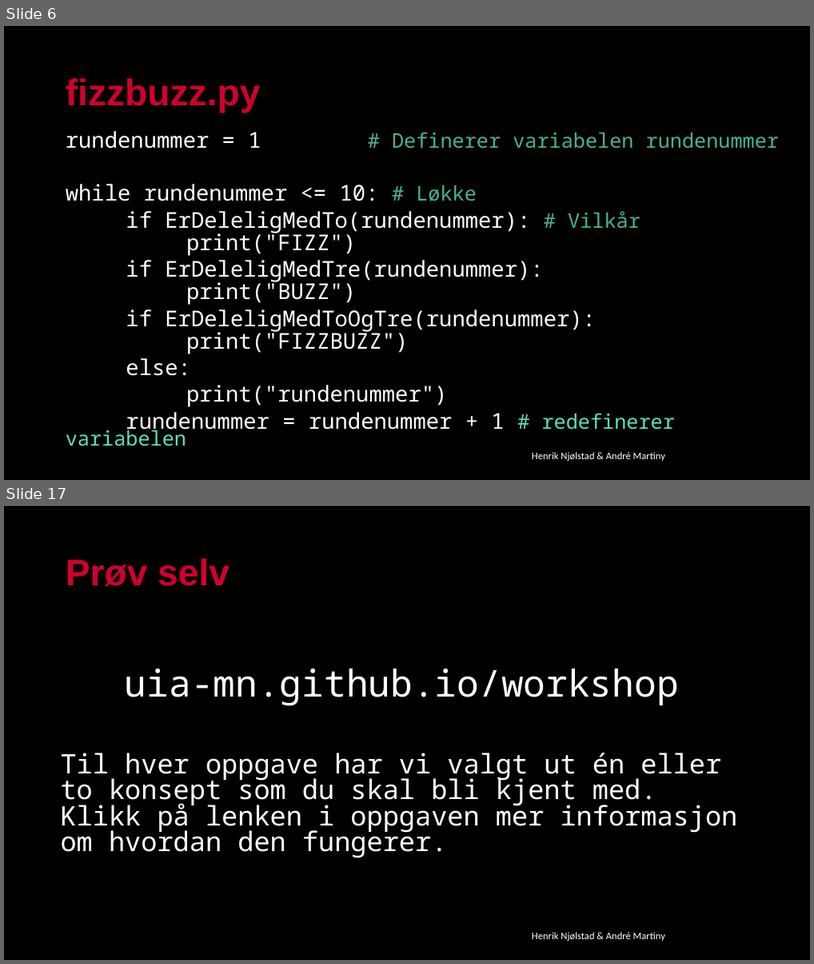
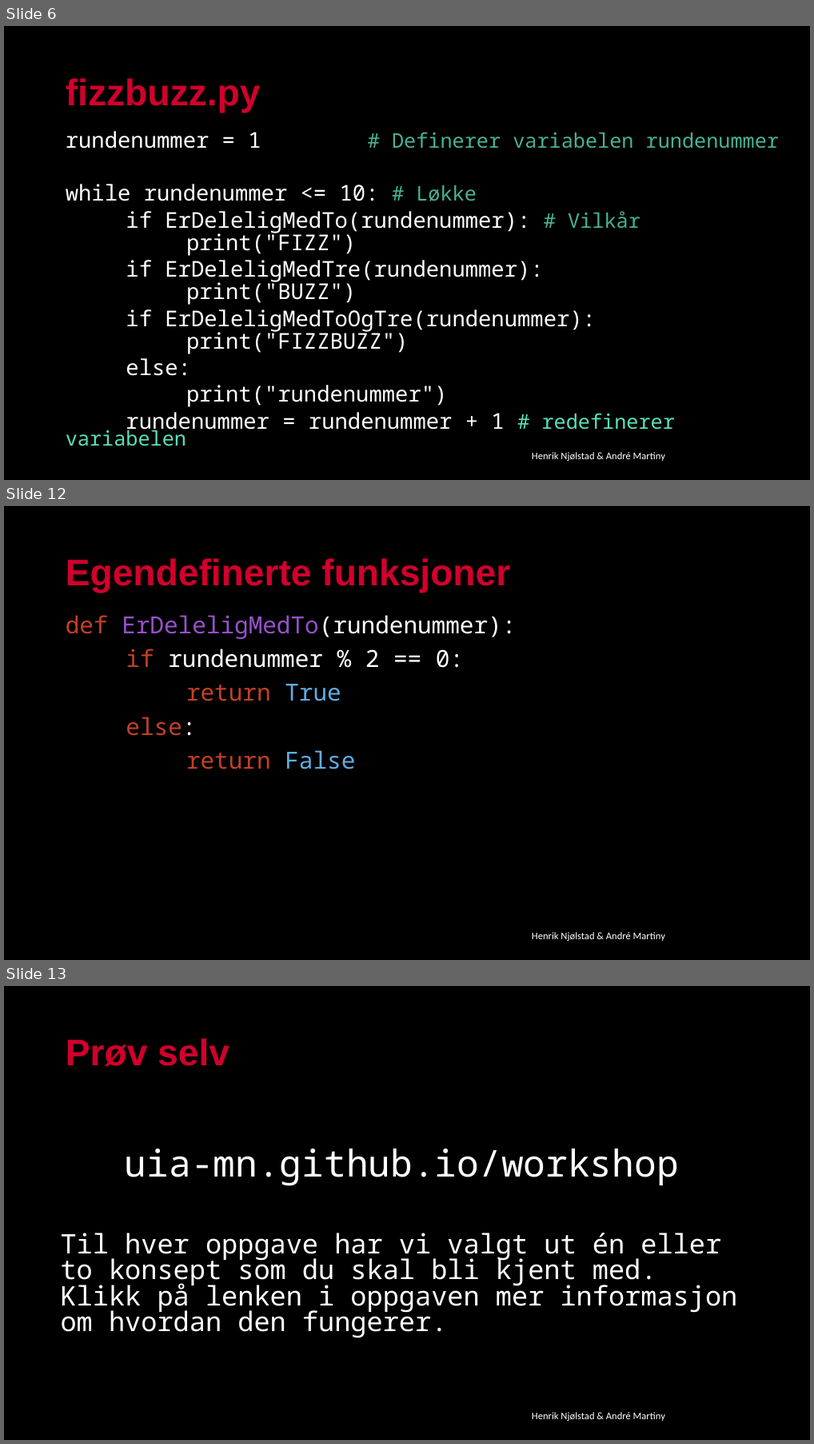
Before and after one commit to kodelaben/kodelaben.github.io, a slide deck: _drafts/Oppgaver/Workshop/Workshop_2PP.pptx. Shown one above the other, each under a label of ours: slides 6 and 17 before the commit, slides 6, 12 and 13 after it; the slides between them are not shown. The pictures are 814x964 and 814x1444 pixels, drawn with LibreOffice and Linux fonts; fonts in the diff are those of the drawing; background and template pictures are left out. Boxes give left, top, right and bottom in pixels: in the first picture for what was removed or moved away, otherwise in the second. Text is boxed around its words. In the diff, an @@ line names an element or a change of style, - is before the commit and + after.

```diff
--- a/_drafts/Oppgaver/Workshop/Workshop_2PP.pptx
+++ b/_drafts/Oppgaver/Workshop/Workshop_2PP.pptx
@@ slide 12 added at (4,506,810,960), background #000000 @@
@@ title added at (66,558,510,593), 44 pt, text #D1002C, bold @@
+Egendefinerte funksjoner
@@ text added at (66,615,516,769), 28 pt, text #FFFFFF @@
+def ErDeleligMedTo(rundenummer):
+if rundenummer % 2 == 0:
+return True
+else:
+return False
@@ text added at (532,932,666,940), 12 pt, text #FFFFFF @@
+Henrik Njølstad & André Martiny
@@ what was slide 17 is now slide 13 @@
```
Also in this commit, not shown: 4 slides changed, 2 other slides added, 7 slides removed, 8 other files.
